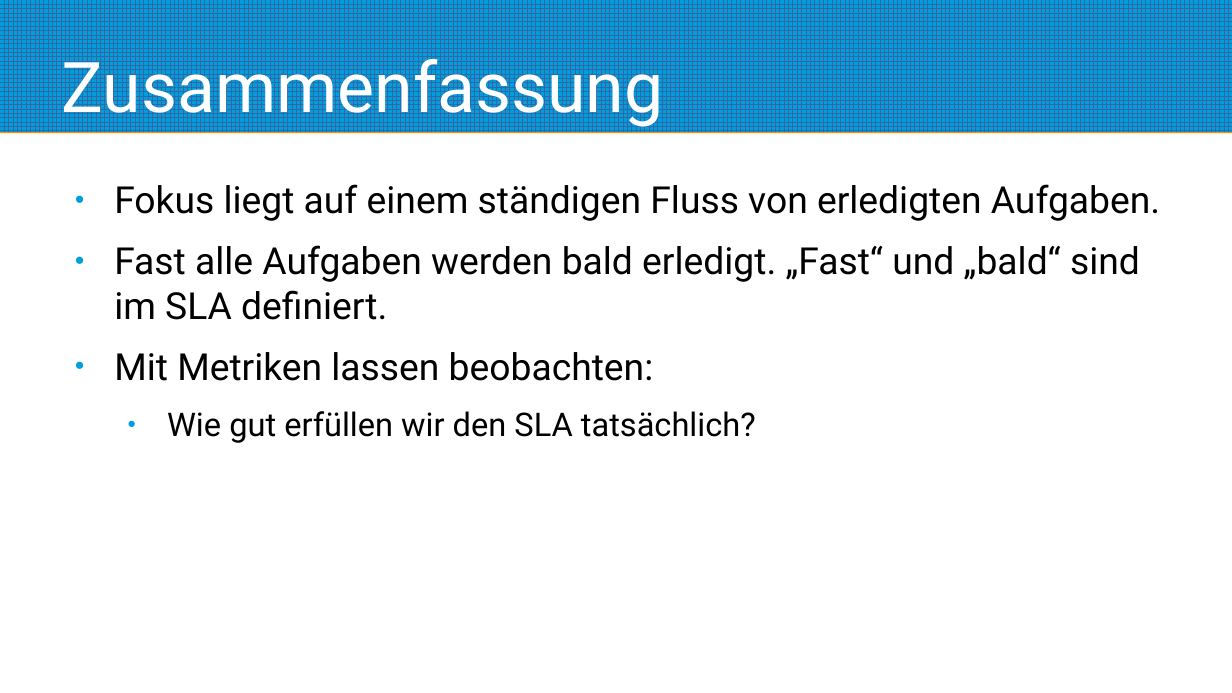
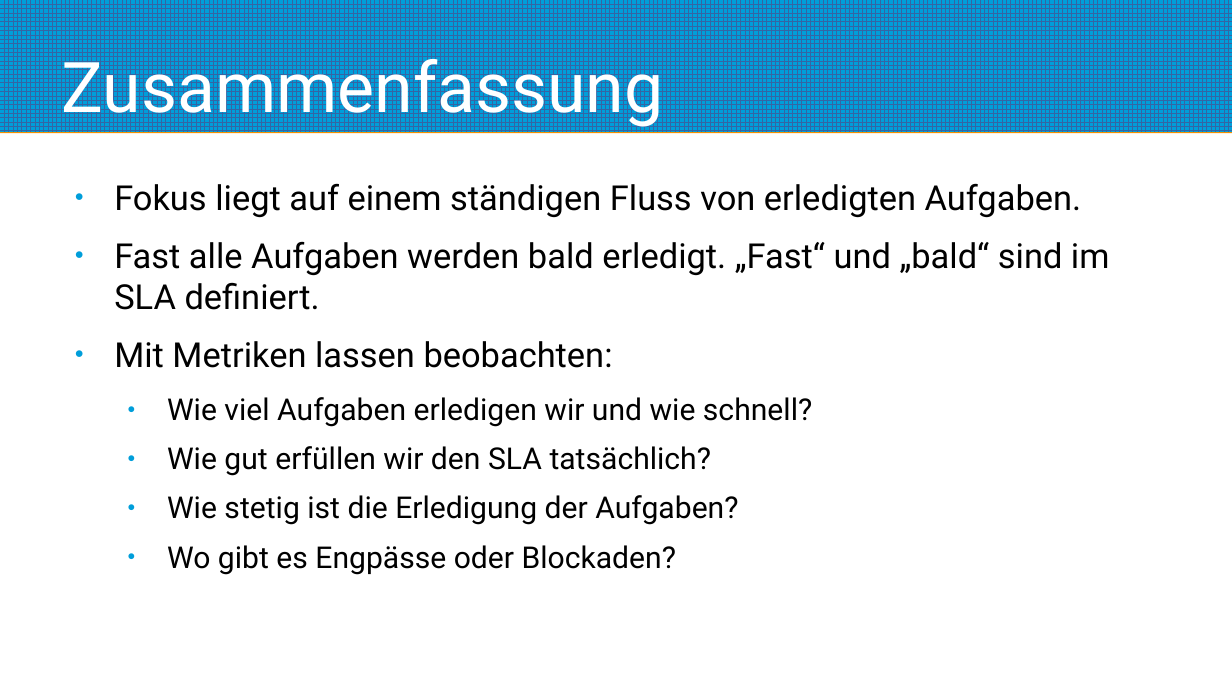
Before and after one commit to roskakori/talks, a slide deck: slide 15 of campus02/erweiterte_aspekte_der_agilitaet/04 Kanban Umsetzen/06 Kanban Metriken und Service Level.odp. Drawn at 1232x693 pixels with LibreOffice and Linux fonts; fonts in the diff are those of the drawing. Boxes give left, top, right and bottom in pixels: in the first picture for what was removed or moved away, otherwise in the second. Text is boxed around its words. In the diff, an @@ line names an element or a change of style, - is before the commit and + after.

Commit message:
* 02/03 Backlog und Priorisierung   * Prioisieren mit ICE-Scoring ergänzt   * Prioisieren mit Story Maps ergänzt
* 04/06 Kanban Metriken und Service Level
  * Scrum SLA präzisiert: Aufgaben vs Sprint-Ziele
  * Zusammenfassung vervollständigt.

* 04/11 Verbesserung im widrigen Umfeld
  * Folie zu Gelassenheit ergänzt
  * Folie zu innerem Antrieb ergänzt

```diff
--- a/campus02/erweiterte_aspekte_der_agilitaet/04 Kanban Umsetzen/06 Kanban Metriken und Service Level.odp
+++ b/campus02/erweiterte_aspekte_der_agilitaet/04 Kanban Umsetzen/06 Kanban Metriken und Service Level.odp
@@ text at (114, 183, 1110, 476): size 24 to 22.2 pt in "Fokus liegt auf einem ständigen Fluss von ...", "Fast alle Aufgaben werden bald erledigt. „Fast“ ...", "Mit Metriken lassen beobachten:"; size 21 to 19.4 pt in "Wie gut erfüllen wir den SLA tatsächlich?" @@
@@ text at (167, 397, 812, 427): paragraph added @@
+  ● Wie viel Aufgaben erledigen wir und wie schnell?
@@ text at (167, 495, 738, 575): paragraphs added @@
+  ● Wie stetig ist die Erledigung der Aufgaben?
+  ● Wo gibt es Engpässe oder Blockaden?
```
Also in this commit, not shown: 1 other slide changed, 3 other files.
